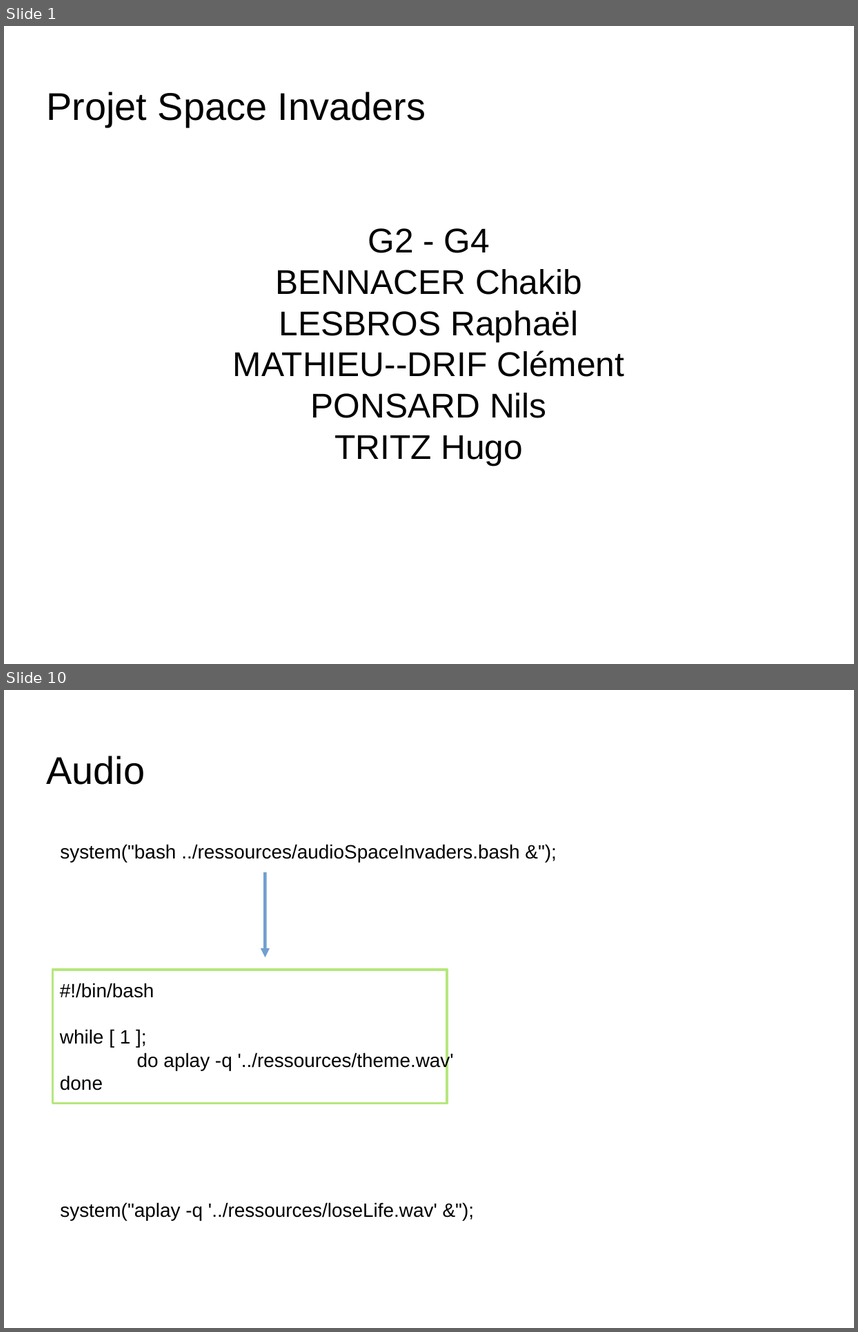
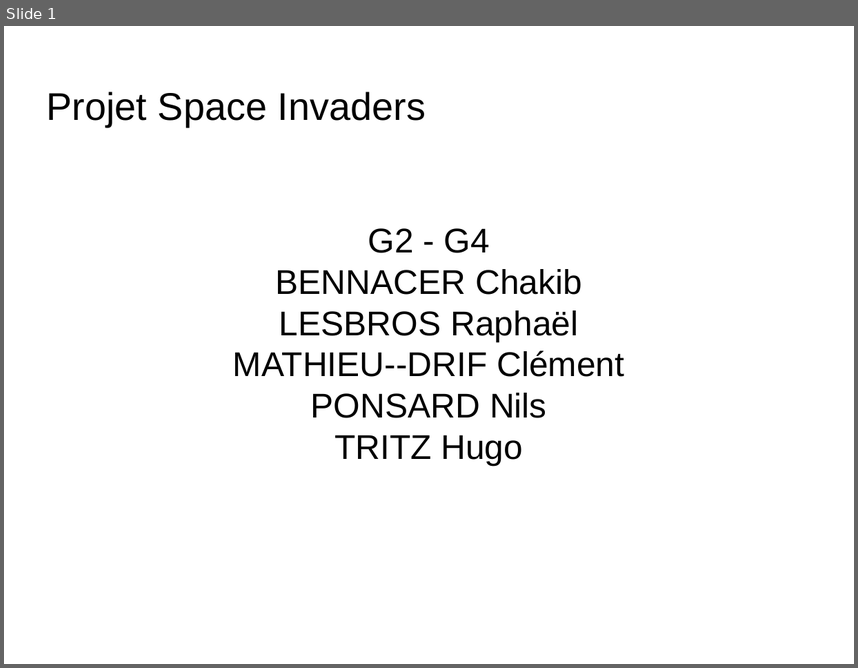
Before and after one commit to nponsard/G2_G4_Bennacer_Lesbros_MathieuDrif_Ponsard_Tritz, a slide deck: docs/Presentation.odp. Shown one above the other, each under a label of ours: slides 1 and 10 before the commit, slide 1 after it; the slides between them are not shown. The pictures are 858x1332 and 858x668 pixels, drawn with LibreOffice and Linux fonts; fonts in the diff are those of the drawing; background and template pictures are left out. Boxes give left, top, right and bottom in pixels: in the first picture for what was removed or moved away, otherwise in the second. Text is boxed around its words. In the diff, an @@ line names an element or a change of style, - is before the commit and + after.

```diff
--- a/docs/Presentation.odp
+++ b/docs/Presentation.odp
@@ slide 10 removed at [4,690,854,1328], background picture (left out) @@
@@ title removed at [47,756,145,785] @@
-Audio
@@ text removed at [60,844,519,862] @@
-system("bash ../ressources/audioSpaceInvaders.bash &");
@@ arrow removed from (266, 872) to (266, 957) @@
@@ rectangle removed at [52,969,448,1103] @@
-#!/bin/bash
-while [ 1 ];
-do aplay -q '../ressources/theme.wav'
-done
@@ text removed at [60,1202,437,1221] @@
-system("aplay -q '../ressources/loseLife.wav' &");
```
Also in this commit, not shown: 8 slides changed, 4 slides added, 5 other slides removed.
